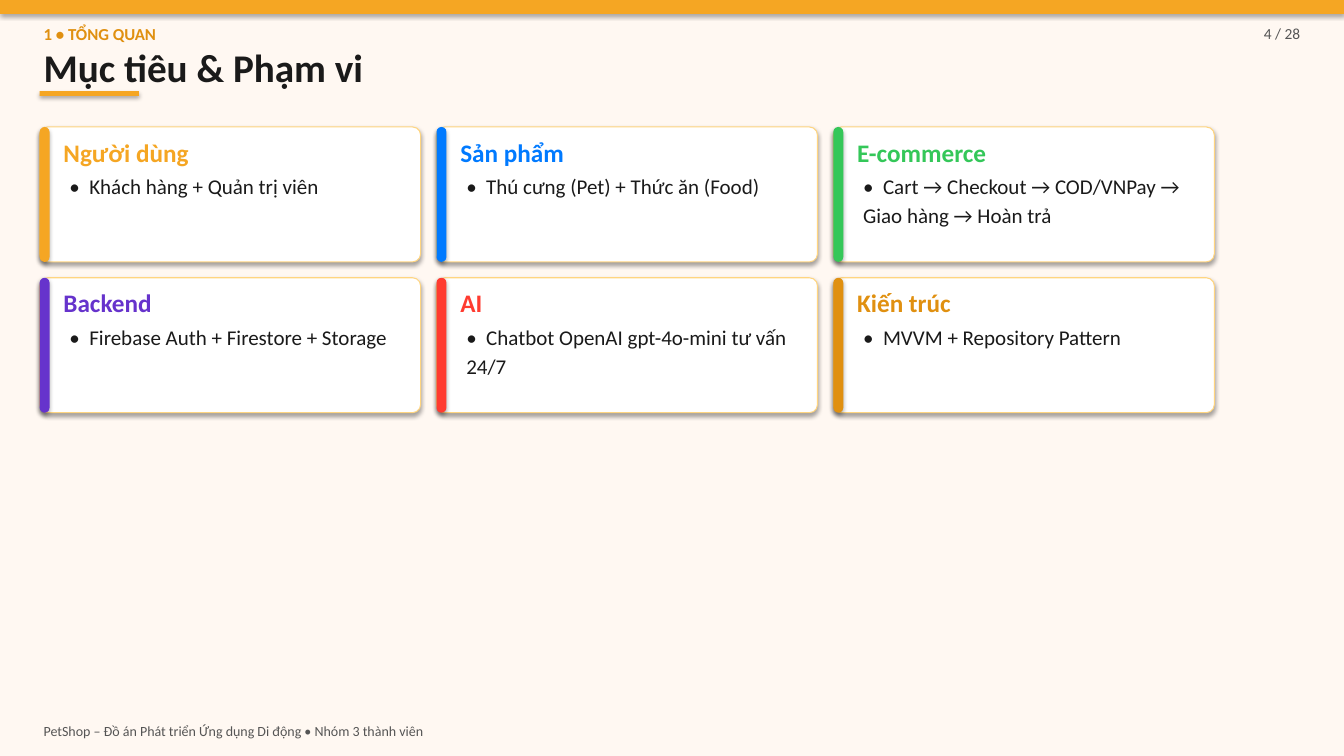
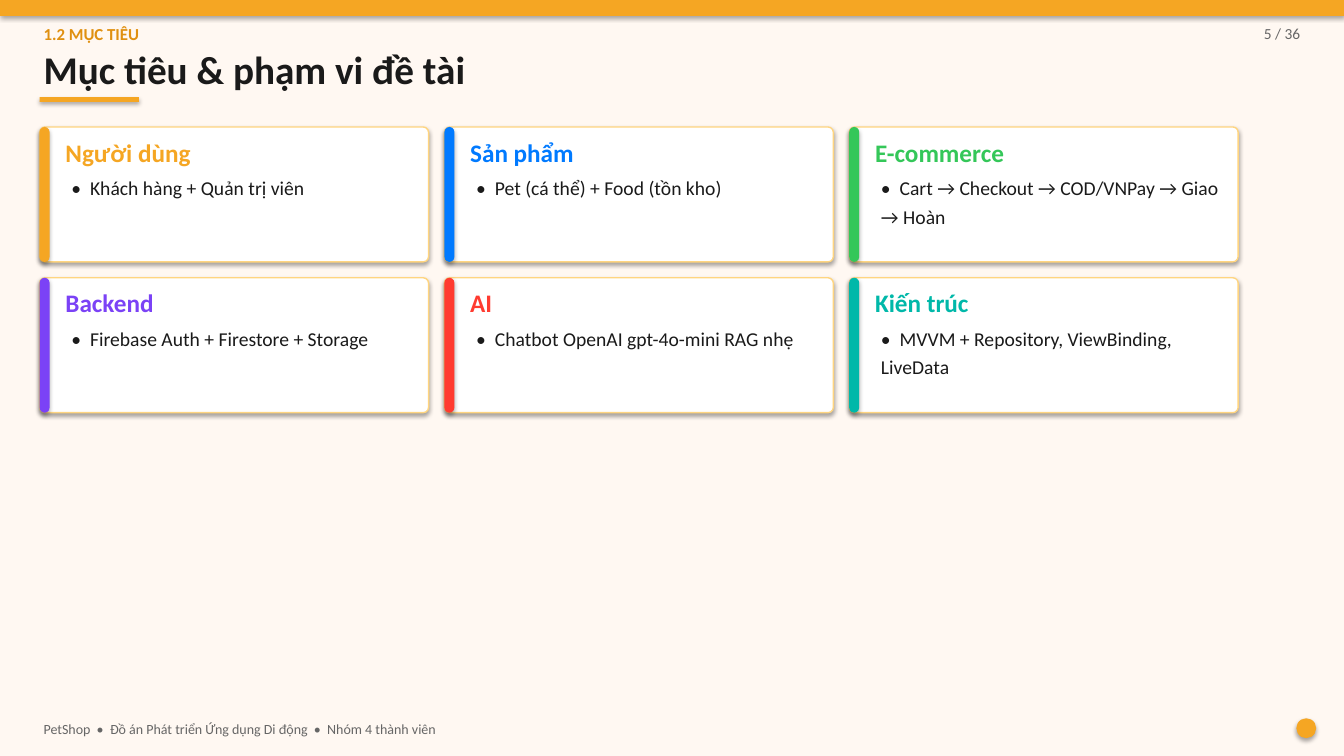
Before and after one commit to DaoTrucMai/Pet-Shop, a slide deck: slide 5 of docs/BAO_CAO_SLIDES.pptx (slide 4 before the commit). Drawn at 1344x756 pixels with LibreOffice and Linux fonts; fonts in the diff are those of the drawing. Boxes give left, top, right and bottom in pixels: in the first picture for what was removed or moved away, otherwise in the second. Text is boxed around its words. In the diff, an @@ line names an element or a change of style, - is before the commit and + after.

```diff
--- a/docs/BAO_CAO_SLIDES.pptx
+++ b/docs/BAO_CAO_SLIDES.pptx
@@ text at (x1=44, y1=27, x2=139, y2=43): text changed @@
-1 • TỔNG QUAN
+1.2 MỤC TIÊU
@@ text at (x1=1264, y1=28, x2=1301, y2=39): text changed; text colour #555555 to #666666 @@
-4 / 28
+5 / 36
@@ text at (x1=44, y1=54, x2=465, y2=91): text changed @@
-Mục tiêu & Phạm vi
+Mục tiêu & phạm vi đề tài
@@ rectangle moved from (x1=39, y1=92, x2=138, y2=97) to (x1=39, y1=97, x2=138, y2=102) @@
@@ rounded rectangle resized from (x1=39, y1=127, x2=420, y2=262) to (x1=39, y1=127, x2=429, y2=262) @@
@@ rounded rectangle resized from (x1=437, y1=127, x2=818, y2=262) to (x1=445, y1=127, x2=834, y2=262) @@
@@ rounded rectangle moved from (x1=834, y1=127, x2=844, y2=262) to (x1=850, y1=127, x2=860, y2=262) @@
@@ rounded rectangle resized from (x1=834, y1=127, x2=1215, y2=262) to (x1=850, y1=127, x2=1239, y2=262) @@
@@ text "E-commerce" moved from (x1=857, y1=145, x2=986, y2=162) to (x1=875, y1=145, x2=1004, y2=162) @@
@@ text "• Khách hàng + Quản ..." at (x1=90, y1=181, x2=304, y2=199): size 15 to 14 pt; line spacing 1.15 to 1.2 @@
@@ text at (x1=495, y1=180, x2=721, y2=198): text changed; size 15 to 14 pt @@
-• Thú cưng (Pet) + Thức ăn (Food)
+• Pet (cá thể) + Food (tồn kho)
@@ text at (x1=900, y1=181, x2=1219, y2=224): text changed; size 15 to 14 pt @@
-• Cart → Checkout → COD/VNPay → Giao hàng → Hoàn trả
+• Cart → Checkout → COD/VNPay → Giao → Hoàn
@@ rounded rectangle at (x1=39, y1=278, x2=49, y2=413): fill #6633CC to #7B42F6 @@
@@ rounded rectangle resized from (x1=39, y1=278, x2=420, y2=413) to (x1=39, y1=278, x2=429, y2=413) @@
@@ text "Backend" at (x1=65, y1=294, x2=153, y2=312): text colour #6633CC to #7B42F6 @@
@@ 2 texts, 2 rounded rectangles moved together from (x1=437, y1=127, x2=564, y2=413) to (x1=445, y1=127, x2=574, y2=413) @@
@@ rounded rectangle resized from (x1=437, y1=278, x2=818, y2=413) to (x1=445, y1=278, x2=834, y2=413) @@
@@ rounded rectangle moved from (x1=834, y1=278, x2=844, y2=413) to (x1=850, y1=278, x2=860, y2=413) @@
@@ outline #FFD580 0.75 pt to #FFD580 1 pt; proportions changed in 6 elements at (x1=39, y1=278, x2=429, y2=413), (x1=39, y1=127, x2=429, y2=262), (x1=445, y1=127, x2=834, y2=262), (x1=445, y1=278, x2=834, y2=413), (x1=850, y1=127, x2=1239, y2=262), (x1=850, y1=278, x2=1239, y2=413) @@
@@ rounded rectangle at (x1=850, y1=278, x2=860, y2=413): fill #E09010 to #00B8A9 @@
@@ rounded rectangle resized from (x1=834, y1=278, x2=1215, y2=413) to (x1=850, y1=278, x2=1239, y2=413) @@
@@ text "Kiến trúc" moved from (x1=857, y1=293, x2=951, y2=312) to (x1=875, y1=293, x2=969, y2=313) @@
@@ text "Kiến trúc" at (x1=875, y1=293, x2=969, y2=313): text colour #E09010 to #00B8A9 @@
@@ text "• Firebase Auth + Firestore ..." at (x1=90, y1=332, x2=368, y2=350): size 15 to 14 pt; line spacing 1.15 to 1.2 @@
@@ text at (x1=495, y1=332, x2=793, y2=350): text changed; size 15 to 14 pt @@
-• Chatbot OpenAI gpt-4o-mini tư vấn 24/7
+• Chatbot OpenAI gpt-4o-mini RAG nhẹ
@@ text at (x1=881, y1=332, x2=1172, y2=374): text changed; size 15 to 14 pt @@
-• MVVM + Repository Pattern
+• MVVM + Repository, ViewBinding, LiveData
@@ ellipse added at (x1=1297, y1=719, x2=1317, y2=739), fill #F5A623 @@
@@ text at (x1=44, y1=722, x2=436, y2=737): text changed; text colour #555555 to #666666 @@
-PetShop – Đồ án Phát triển Ứng dụng Di động • Nhóm 3 thành viên
+PetShop • Đồ án Phát triển Ứng dụng Di động • Nhóm 4 thành viên
```
Also in this commit, not shown: 17 other slides changed, 19 slides added, 10 slides removed, 26 other files.
